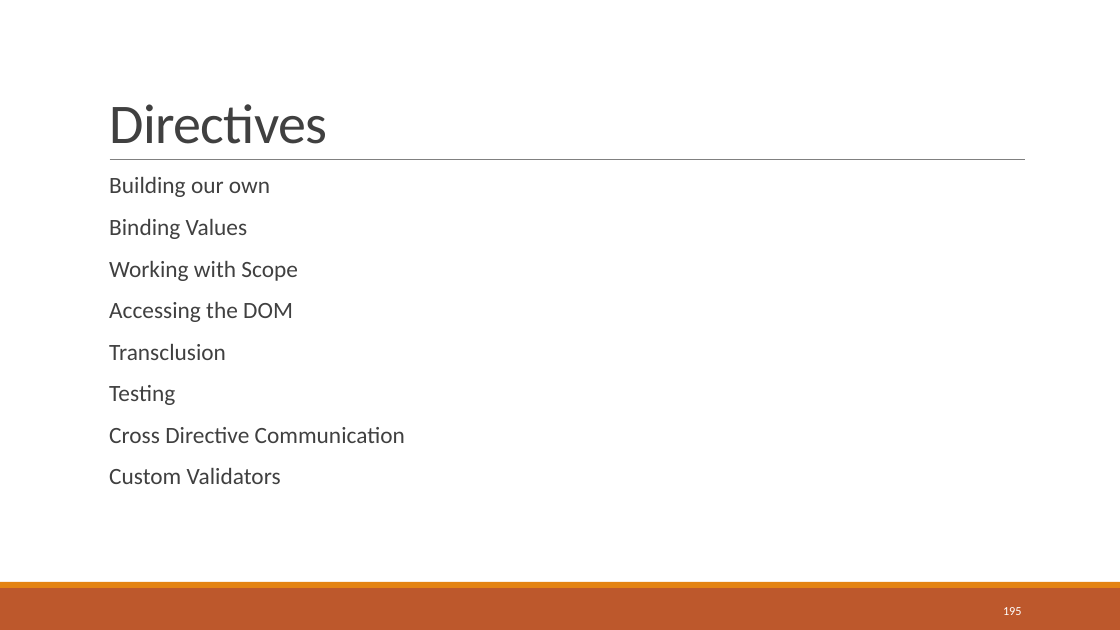
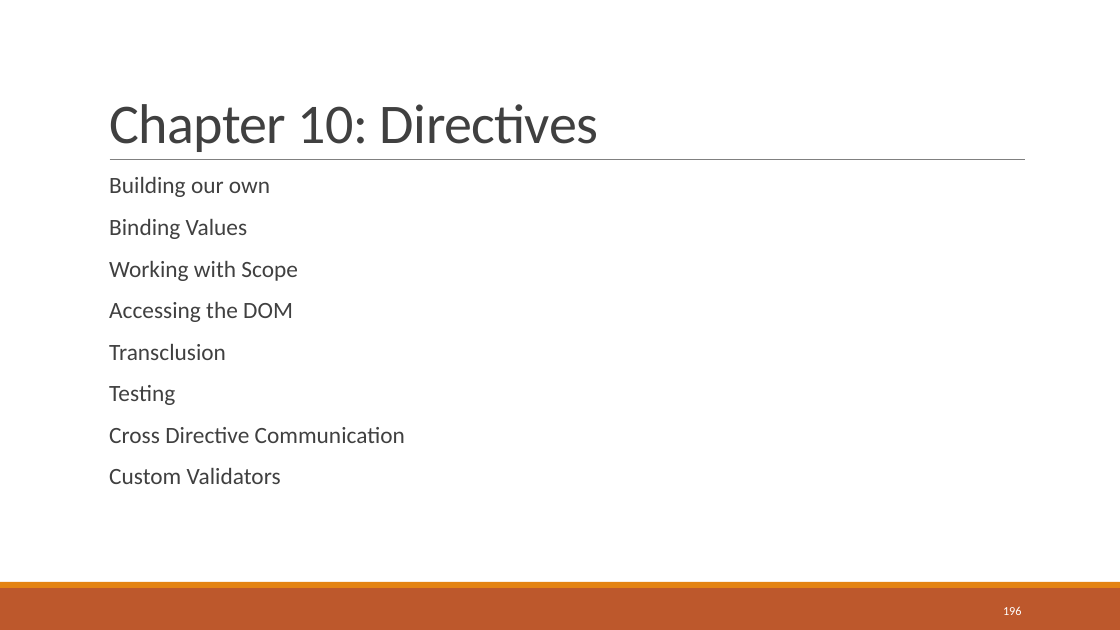
Before and after one commit to sbechtold/angularjs, a slide deck: slide 196 of materials/AngularJS.pptx (slide 195 before the commit). Drawn at 1120x630 pixels with LibreOffice and Linux fonts; fonts in the diff are those of the drawing. Boxes give left, top, right and bottom in pixels: in the first picture for what was removed or moved away, otherwise in the second. Text is boxed around its words. In the diff, an @@ line names an element or a change of style, - is before the commit and + after.

```diff
--- a/materials/AngularJS.pptx
+++ b/materials/AngularJS.pptx
@@ title at box(109, 104, 598, 152): text changed @@
-Directives
+Chapter 10: Directives
@@ page number at box(1003, 606, 1022, 615): text changed @@
-195
+196
```
Also in this commit, not shown: 11 other slides changed, 12 slides added, 10 slides removed, 16 other files.
